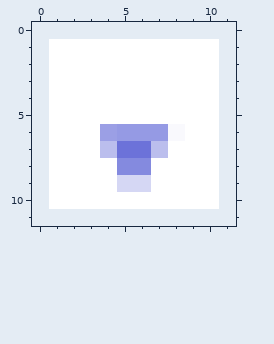
Two versions of one pixel-art sprite, GMS.Web.Admin/Assets/data-tables/images/sort_desc.png. Above, as it was before the edit.
The file is 10x10 pixels. Colours within 5 levels of each other are drawn and written as one. The old version is drawn lined up with the new one, on the new canvas.
The same view after the edit:
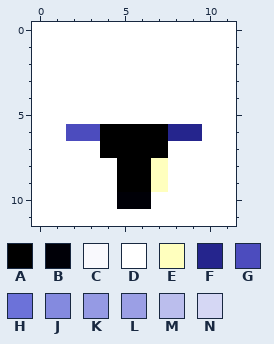
Palette (. is transparent): A #000000  B #000007  C #f9f9fd  D #ffffff  E #ffffbe  F #25258d  G #4c4cbe  H #6c72d9  J #848adf  K #959ae4  L #9b9fe5  M #bbbeed  N #d5d7f4
Change:
canvas 10x10 -> 12x12, the old top-left corner now at 1,1
@@ x 0..11 @@
- 0 ............
- 1 .DDDDDDDDDD.
- 2 .DDDDDDDDDD.
- 3 .DDDDDDDDDD.
- 4 .DDDDDDDDDD.
- 5 .DDDDDDDDDD.
- 6 .DDDLKKKCDD.
- 7 .DDDMHHMDDD.
- 8 .DDDDJJDDDD.
- 9 .DDDDNNDDDD.
-10 .DDDDDDDDDD.
-11 ............
+ 0 DDDDDDDDDDDD
+ 1 DDDDDDDDDDDD
+ 2 DDDDDDDDDDDD
+ 3 DDDDDDDDDDDD
+ 4 DDDDDDDDDDDD
+ 5 DDDDDDDDDDDD
+ 6 DDGGAAAAFFDD
+ 7 DDDDAAAADDDD
+ 8 DDDDDAAEDDDD
+ 9 DDDDDAAEDDDD
+10 DDDDDBBDDDDD
+11 DDDDDDDDDDDD
Where, in picture pixels (left, top, right, bottom), the same in both pictures:
changed: (32, 22, 236, 226)
